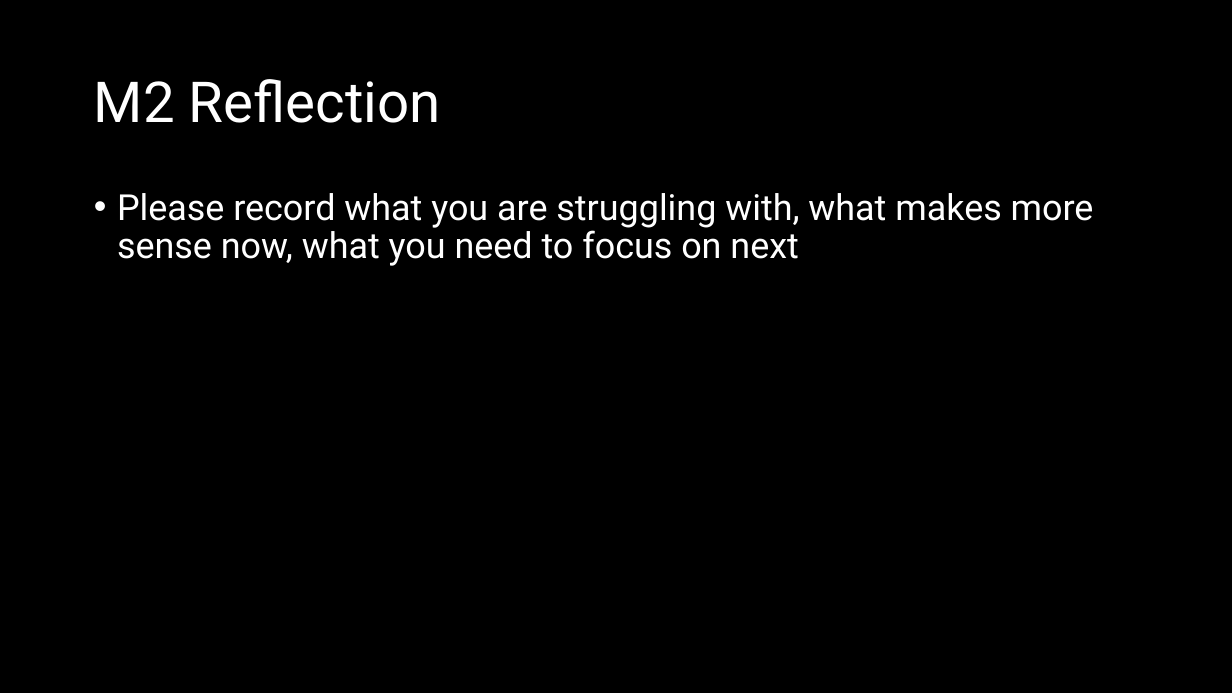
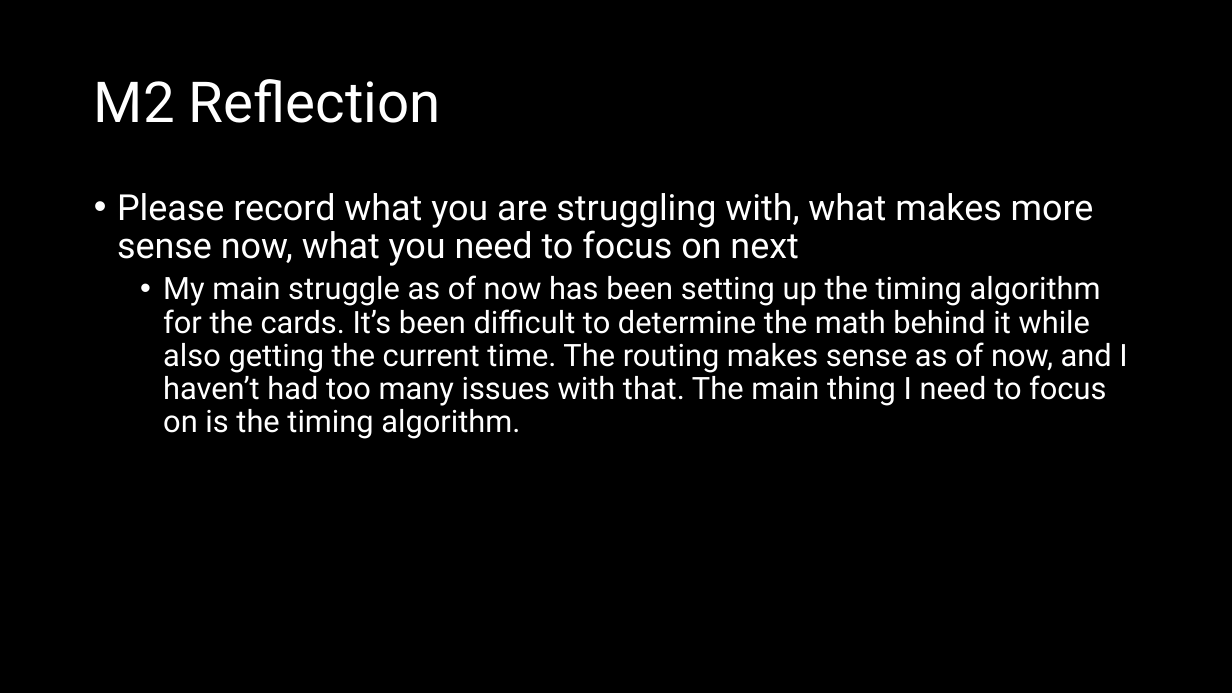
Before and after one commit to eewmercer/CS311_Project2, a slide deck: slide 8 of CS311 P2 Process Document.pptx. Drawn at 1232x693 pixels with LibreOffice and Linux fonts; fonts in the diff are those of the drawing. Boxes give left, top, right and bottom in pixels: in the first picture for what was removed or moved away, otherwise in the second. Text is boxed around its words. In the diff, an @@ line names an element or a change of style, - is before the commit and + after.

```diff
--- a/CS311 P2 Process Document.pptx
+++ b/CS311 P2 Process Document.pptx
@@ text at bbox=[163, 275, 1127, 439]: paragraph added @@
+  • My main struggle as of now has been setting up the timing algorithm for the cards. It’s been difficult to determine the math behind it while also getting the current time. The routing makes sense as of now, and I haven’t had too many issues with that. The main thing I need to focus on is the timing algorithm.
```
Also in this commit, not shown: 3 other slides changed, 21 other files.
